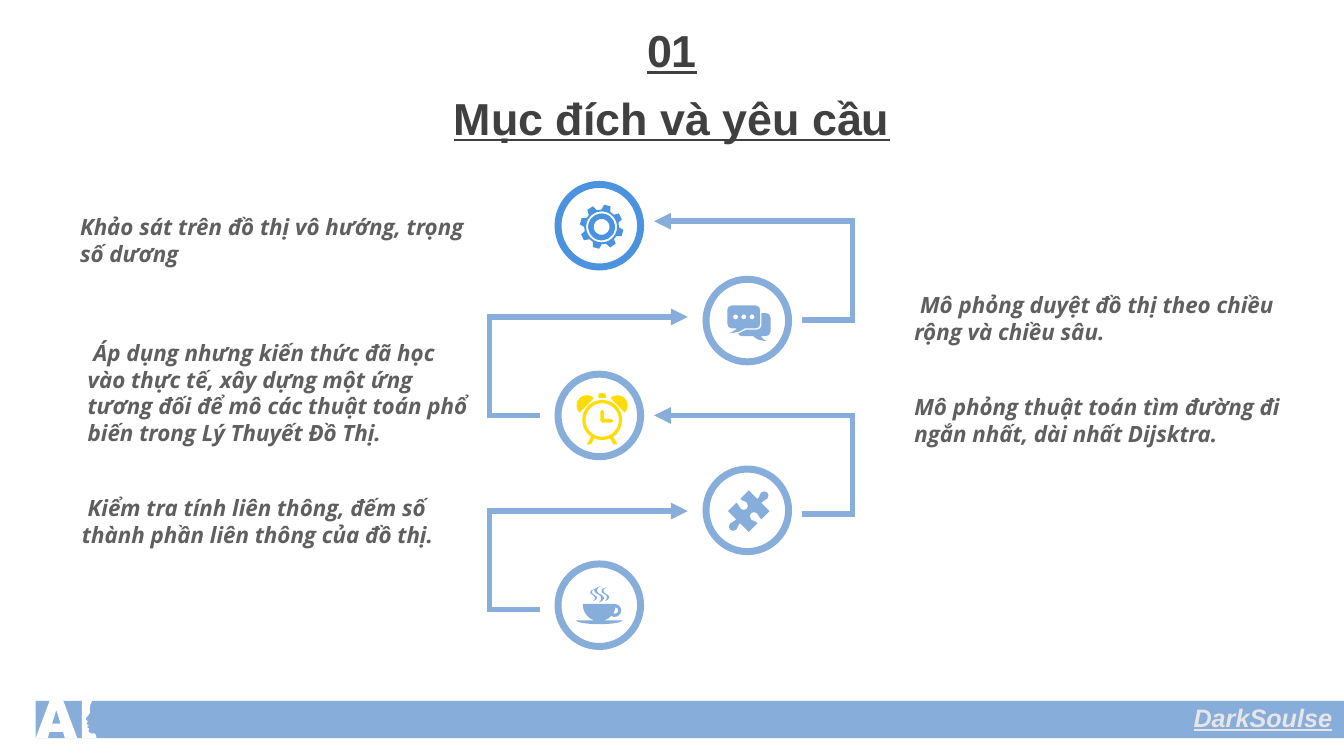
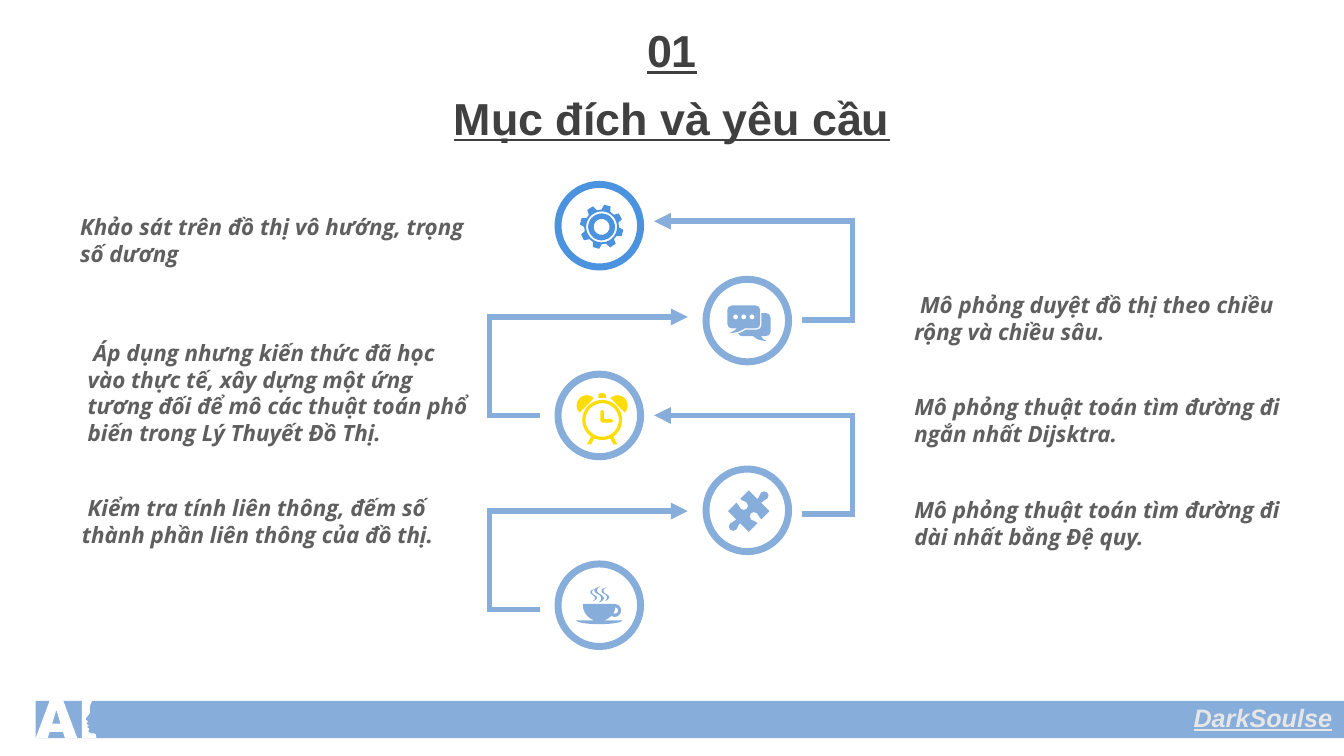
Before and after one commit to kun09-tker/LTDT_project, a slide deck: slide 4 of DarkSouls_ModunDijkstra.pptx. Drawn at 1344x756 pixels with LibreOffice and Linux fonts; fonts in the diff are those of the drawing. Boxes give left, top, right and bottom in pixels: in the first picture for what was removed or moved away, otherwise in the second. Text is boxed around its words. In the diff, an @@ line names an element or a change of style, - is before the commit and + after.

```diff
--- a/DarkSouls_ModunDijkstra.pptx
+++ b/DarkSouls_ModunDijkstra.pptx
@@ text at [914,396,1280,448]: text changed @@
-Mô phỏng thuật toán tìm đường đi ngắn nhất, dài nhất Dijsktra.
+Mô phỏng thuật toán tìm đường đi ngắn nhất Dijsktra.
@@ text added at [914,499,1280,550], 16 pt, text #5F5F5F, bold, italic @@
+Mô phỏng thuật toán tìm đường đi dài nhất bằng Đệ quy.
```
Also in this commit, not shown: 2 other slides changed, 15 other files.
